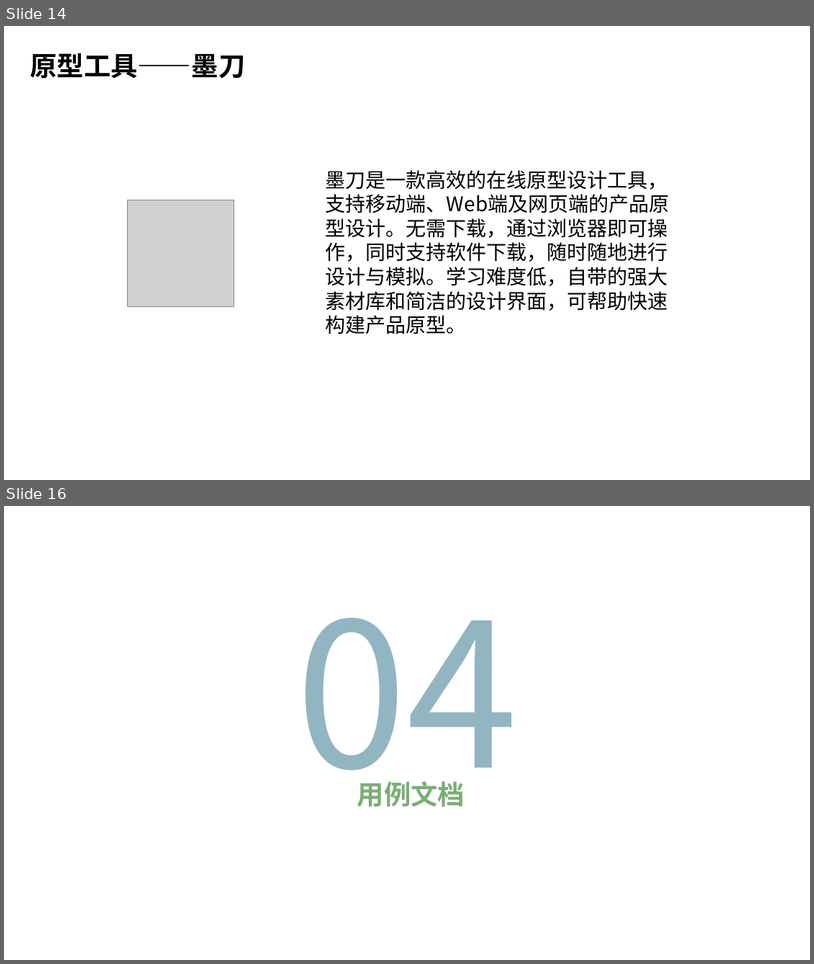
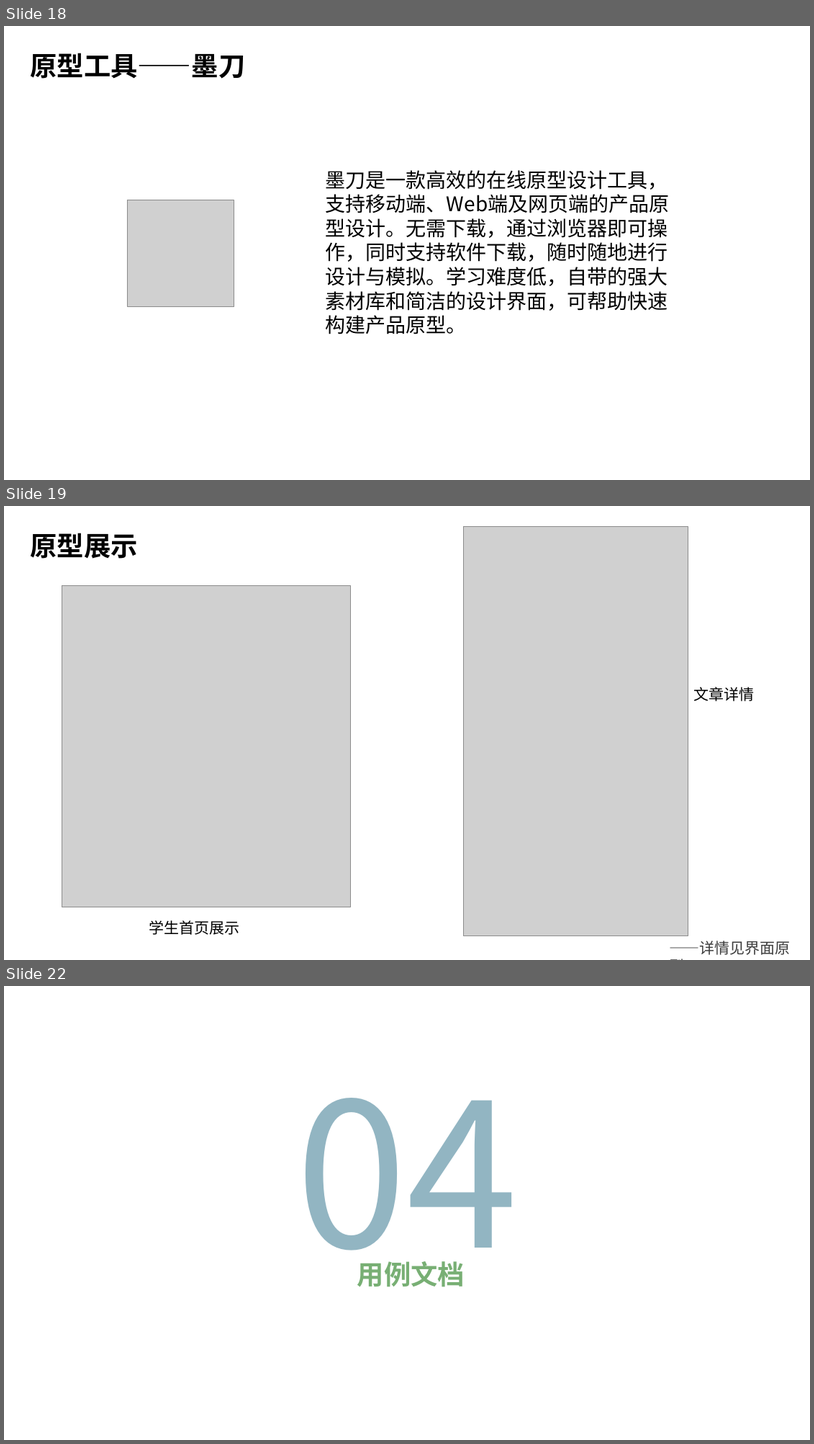
Before and after one commit to Ysuny2333/SRA2022-G15, a slide deck: 软件需求规格说明/SRA2022-G15-需求规格说明PPT.pptx. Shown one above the other, each under a label of ours: slides 14 and 16 before the commit, slides 18, 19 and 22 after it; the slides between them are not shown. The pictures are 814x964 and 814x1444 pixels, drawn with LibreOffice and Linux fonts; fonts in the diff are those of the drawing; grey boxes stand for pictures; background and template pictures are left out. Boxes give left, top, right and bottom in pixels: in the first picture for what was removed or moved away, otherwise in the second. Text is boxed around its words. In the diff, an @@ line names an element or a change of style, - is before the commit and + after.

```diff
--- a/软件需求规格说明/SRA2022-G15-需求规格说明PPT.pptx
+++ b/软件需求规格说明/SRA2022-G15-需求规格说明PPT.pptx
@@ slide 19 added at (4, 506, 810, 960), background picture (left out) @@
@@ picture added at (464, 527, 688, 936) @@
@@ text added at (30, 533, 137, 559), 32 pt, text #000000, bold @@
+原型展示
@@ picture added at (62, 586, 351, 907) @@
@@ text added at (694, 687, 754, 701), 18 pt, text #000000 @@
+文章详情
@@ text added at (149, 920, 240, 934), 18 pt, text #000000 @@
+学生首页展示
@@ text added at (670, 940, 791, 955), 18 pt, text #3C3C3C @@
+——详情见界面原型
@@ what was slide 14 is now slide 18 @@
@@ what was slide 16 is now slide 22 @@
```
Also in this commit, not shown: 10 slides changed, 16 other slides added.
